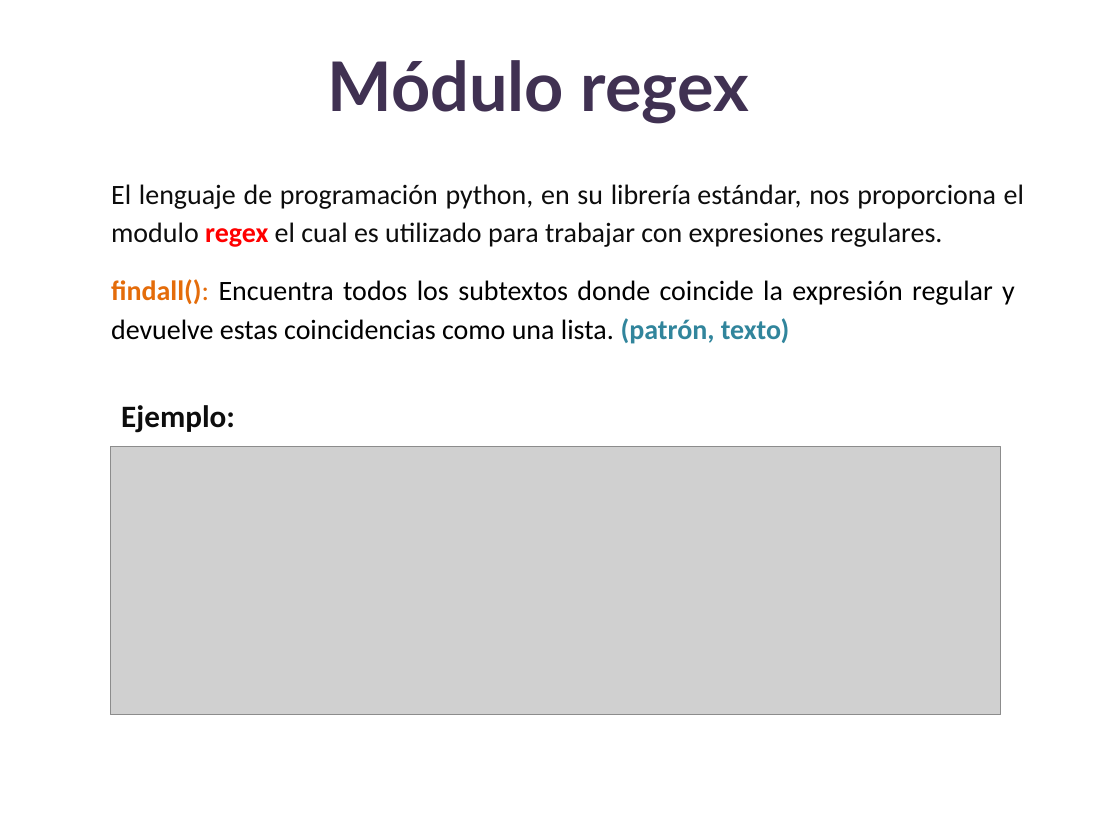
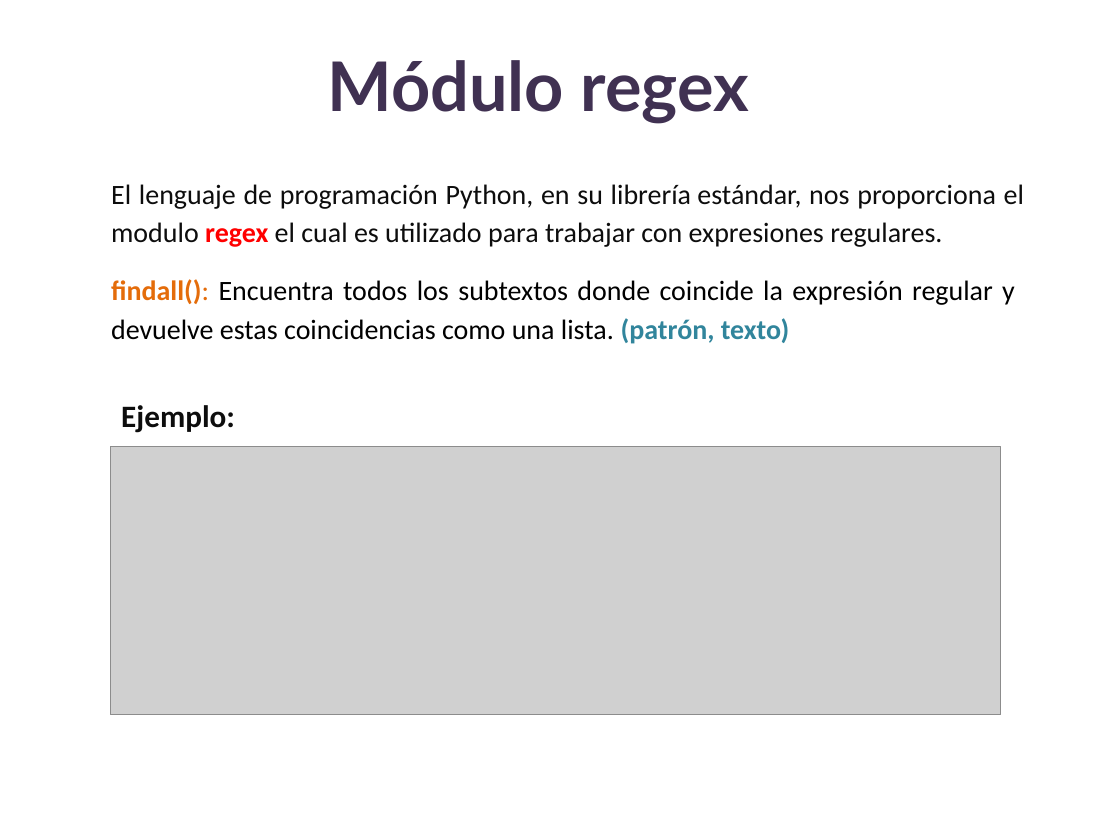
Before and after one commit to lizetheP/Analitica, a slide deck: slide 8 of CalendarioAgo2023/presentaciones/18_Expresiones_regulares.pptx. Drawn at 1120x840 pixels with LibreOffice and Linux fonts; fonts in the diff are those of the drawing; grey boxes stand for pictures. Boxes give left, top, right and bottom in pixels: in the first picture for what was removed or moved away, otherwise in the second. Text is boxed around its words. In the diff, an @@ line names an element or a change of style, - is before the commit and + after.

```diff
--- a/CalendarioAgo2023/presentaciones/18_Expresiones_regulares.pptx
+++ b/CalendarioAgo2023/presentaciones/18_Expresiones_regulares.pptx
@@ text at box(111, 184, 1024, 247): text changed @@
-El lenguaje de programación python, en su librería estándar, nos proporciona el modulo regex el cual es utilizado para trabajar con expresiones regulares.
+El lenguaje de programación Python, en su librería estándar, nos proporciona el modulo regex el cual es utilizado para trabajar con expresiones regulares.
```
Also in this commit, not shown: 2 other slides changed, 6 other files.
